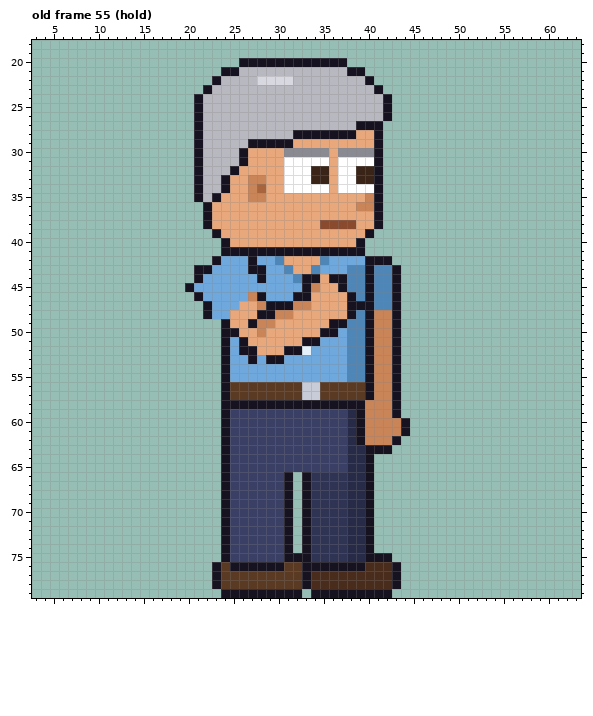
Pixel-art file -- sprites/expo/expo_attb_right_anim.aseprite. Above, as it was before the edit.
64x80 pixels, 123 frames. Colours within 5 levels of each other are drawn and written as one. Shown: old frame 55 (hold): x 3..63, y 18..79. The commit also changed other frames, which this record leaves out.
After the commit:
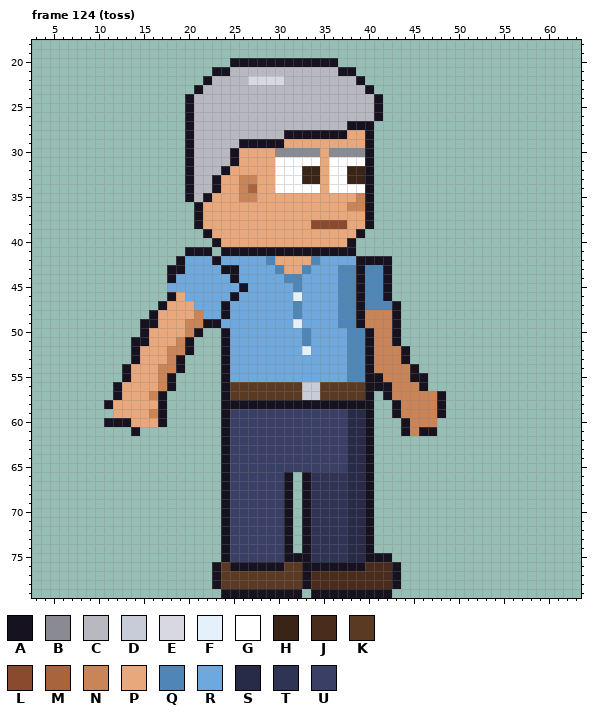
Palette (. is transparent): A #17121f  B #8a8a92  C #b8b8c0  D #c8ccd8  E #d8d8e0  F #e4f0fa  G #ffffff  H #3a2418  J #4a2c1c  K #5a3a22  L #8a4a2e  M #a8643c  N #c98458  P #e8a87c  Q #4f86b8  R #6fa8dc  S #272b48  T #2f3354  U #3a3f66
A new or re-ordered frame is compared with the old frame closest to it.
Changes in this commit:
frames 123 -> 129
--- frame 124 (toss) is new; against old frame 55 (hold)
@@ x 9..50 @@
 19 ..........................................
-20 .................AAAAAAAAAAAA.............
-21 ...............AACCCCCCCCCCCCAA...........
-22 ..............ACCCCEEEECCCCCCCCA..........
-23 .............ACCCCCCCCCCCCCCCCCCA.........
-24 ............ACCCCCCCCCCCCCCCCCCCCA........
-25 ............ACCCCCCCCCCCCCCCCCCCCA........
-26 ............ACCCCCCCCCCCCCCCCCCCCA........
-27 ............ACCCCCCCCCCCCCCCCCAAA.........
-28 ............ACCCCCCCCCCAAAAAAAPPA.........
-29 ............ACCCCCAAAAAPPPPPPPPPA.........
-30 ............ACCCCAPPPPBBBBBPBBBBA.........
-31 ............ACCCCAPPPPGGGGGPGGGGA.........
-32 ............ACCCAPPPPPGGGHHPGGHHA.........
-33 ............ACCAPPNNPPGGGHHPGGHHA.........
-34 ............ACCAPPNMPPGGGGGPGGGGA.........
-35 ............ACAPPPNNPPPPPPPPPPPNA.........
-36 .............APPPPPPPPPPPPPPPPNNA.........
-37 .............APPPPPPPPPPPPPPPPPPA.........
-38 .............APPPPPPPPPPPPLLLLPPA.........
-39 ..............APPPPPPPPPPPPPPPPA..........
-40 ...............APPPPPPPPPPPPPPA...........
-41 ...............AAAAAAAAAAAAAAAA...........
-42 ..............ARRRARRQPPPPQRRRRAAA........
-43 ............AARRRRAARRQPPQRRRQQAQQA.......
-44 ............ARRRRRRARRRQAAPAAQQAQQA.......
-45 ...........ARRRRRRRRRRRRANPPAQQAQQA.......
-46 ............ARRRRRNARRRAAPPPPAQAQQA.......
-47 .............ARRRPPNAAANNPPPPAAAQQA.......
-48 .............ARRPPPAANNPPPPPPAQANNA.......
-49 ...............APPANNPPPPPPAAQQANNA.......
-50 ...............AAPPNPPPPPPAARQQANNA.......
-51 ...............ARAPPPPPPAARRRQQANNA.......
-52 ...............ARAAPPPAAFRRRRQQANNA.......
-53 ...............ARRARAARRRRRRRQQANNA.......
-54 ...............ARRRRRRRRRRRRRQQANNA.......
-55 ...............ARRRRRRRRRRRRRQQANNA.......
-56 ...............AKKKKKKKKDDKKKKKANNA.......
-57 ...............AKKKKKKKKDDKKKKKANNA.......
-58 ...............AAAAAAAAAAAAAAAANNNA.......
-59 ...............AUUUUUUUUUUUUUSANNNA.......
-60 ...............AUUUUUUUUUUUUUSANNNNA......
-61 ...............AUUUUUUUUUUUUUSANNNNA......
-62 ...............AUUUUUUUUUUUUUSANNNA.......
-63 ...............AUUUUUUUUUUUUUSSAAA........
+20 ................AAAAAAAAAAAA..............
+21 ..............AACCCCCCCCCCCCAA............
+22 .............ACCCCEEEECCCCCCCCA...........
+23 ............ACCCCCCCCCCCCCCCCCCA..........
+24 ...........ACCCCCCCCCCCCCCCCCCCCA.........
+25 ...........ACCCCCCCCCCCCCCCCCCCCA.........
+26 ...........ACCCCCCCCCCCCCCCCCCCCA.........
+27 ...........ACCCCCCCCCCCCCCCCCAAA..........
+28 ...........ACCCCCCCCCCAAAAAAAPPA..........
+29 ...........ACCCCCAAAAAPPPPPPPPPA..........
+30 ...........ACCCCAPPPPBBBBBPBBBBA..........
+31 ...........ACCCCAPPPPGGGGGPGGGGA..........
+32 ...........ACCCAPPPPPGGGHHPGGHHA..........
+33 ...........ACCAPPNNPPGGGHHPGGHHA..........
+34 ...........ACCAPPNMPPGGGGGPGGGGA..........
+35 ...........ACAPPPNNPPPPPPPPPPPNA..........
+36 ............APPPPPPPPPPPPPPPPNNA..........
+37 ............APPPPPPPPPPPPPPPPPPA..........
+38 ............APPPPPPPPPPPPLLLLPPA..........
+39 .............APPPPPPPPPPPPPPPPA...........
+40 ..............APPPPPPPPPPPPPPA............
+41 ...........AAA.AAAAAAAAAAAAAAA............
+42 ..........ARRRARRRRRQPPPPQRRRRAAAA........
+43 .........AARRRRAARRRRQPPQRRRQQAQQA........
+44 .........ARRRRRRARRRRRQQRRRRQQAQQA........
+45 .........RRRRRRRRARRRRRQRRRRQQAQQA........
+46 .........APRRRRRARRRRRRFRRRRQQAQQA........
+47 ........APPPRRRARRRRRRRQRRRRQQAQQQA.......
+48 .......APPPPNRRARRRRRRRQRRRRQQANNNA.......
+49 ......AAPPPNNAARRRRRRRRFRRRRQQANNNA.......
+50 ......APPPPNA..ARRRRRRRRQRRRRQQANNA.......
+51 .....AAPPPNA...ARRRRRRRRQRRRRQQANNA.......
+52 .....APPPNNA...ARRRRRRRRFRRRRQQANNNA......
+53 .....APPPNA....ARRRRRRRRRRRRRQQANNNA......
+54 ....APPPNNA....ARRRRRRRRRRRRRQQANNNNA.....
+55 ....APPPNA.....ARRRRRRRRRRRRRQQAANNNAA....
+56 ...APPPPNA.....AKKKKKKKKDDKKKKKAAANNNA....
+57 ...APPPNA......AKKKKKKKKDDKKKKKA.ANNNNNA..
+58 ..APPPPPA......AAAAAAAAAAAAAAAAA..ANNNNA..
+59 ...PPPPNA......AUUUUUUUUUUUUUSSA..ANNNNA..
+60 ..AAAPPPA......AUUUUUUUUUUUUUSSA...ANNN...
+61 .....A.........AUUUUUUUUUUUUUSSA...ANAA...
+62 ...............AUUUUUUUUUUUUUSSA..........
+63 ...............AUUUUUUUUUUUUUSSA..........
 64 ...............AUUUUUUUUUUUUUSSA..........
